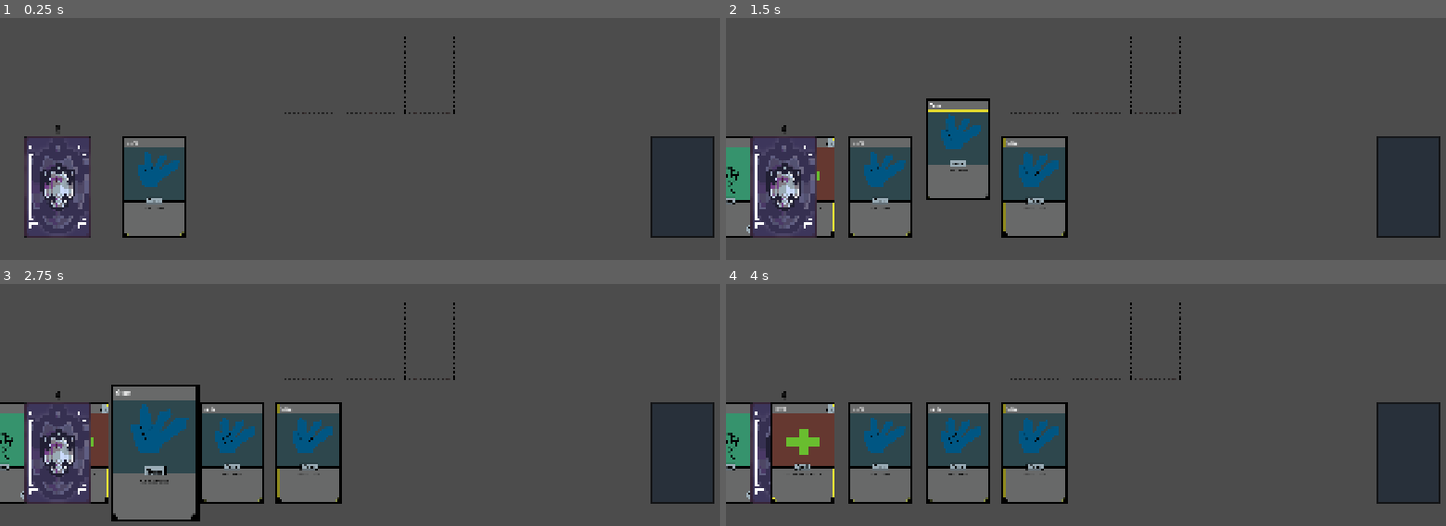
Above: before the commit, frames 1-4 (two rows, left to right).
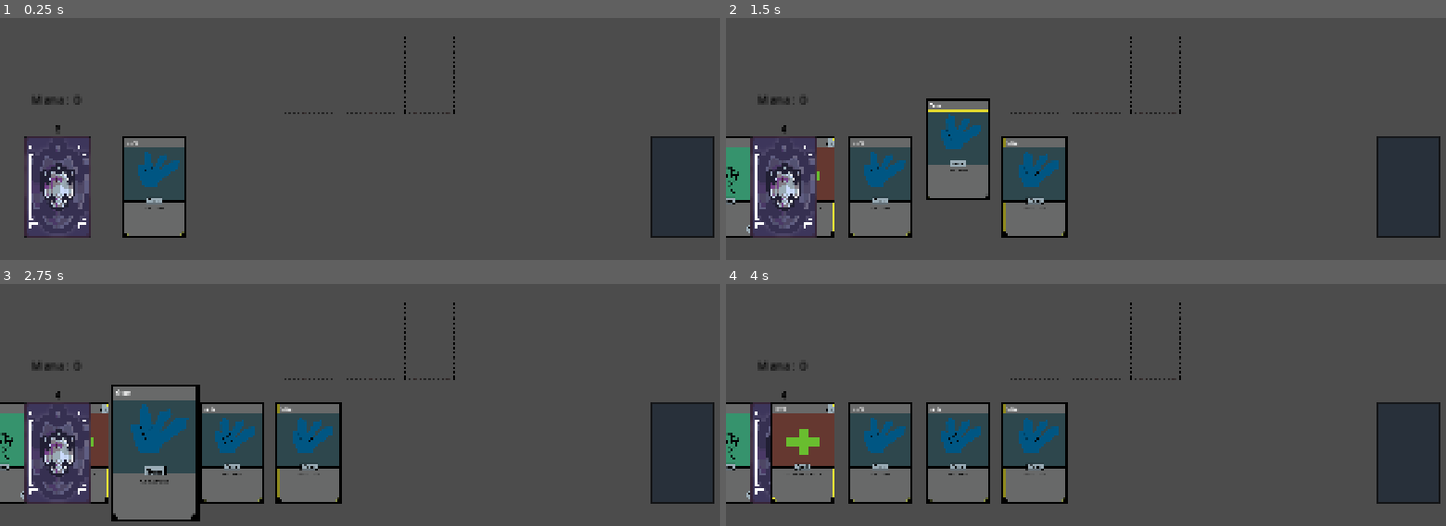
Above: after the commit, the same moments.

Repository: SevvyP/card-game
Game: Godot game, scene res://scenes/main.tscn
Same seed, same stepped clock (60 frames per second), same inputs: the game is played once before the commit and once after it.
Inputs (mouse positions are in pixels of both pictures, inside the frame that each line leads up to):
- Up to frame 1 (0.25 s): no input
- Up to frame 2 (1.5 s): drag from (920, 187) to (1035, 76) at 0.52 s; drag from (920, 187) to (1035, 76) at 1.27 s
- Up to frame 3 (2.75 s): move the mouse to (151, 453) at 2.02 s; click (151, 453) at 2.17 s
- Up to frame 4 (4 s): tap Enter at 2.75 s; drag from (805, 453) to (1035, 342) at 2.77 s; move the mouse to (1316, 380) at 3.52 s; click (1316, 380) at 3.67 s

The runs differ from the first frame. In frame 1, 0.1% of the frame differs, in the area x 4-12%, y 32-36%; in frame 2, 0.1%; in frame 3, 0.1%; in frame 4, 0.1%.

Commit message:
feat: mana

Diff:
--- /dev/null
+++ b/battle_manager.gd
@@ -0,0 +1,21 @@
+extends Node2D
+
+var current_mana : int
+var card_drawn_this_turn : bool
+var mana_label_reference
+
+func _process(_delta: float) -> void:
+	mana_label_reference = $"../mana"
+	mana_label_reference.get_node("mana_count").text = str(current_mana)
+
+func can_play_card(card):
+	if card.get_node("cost").text.to_int() <= current_mana:
+		return true
+	# flash the mana count to make it clear why the card isn't playing
+	mana_label_reference.get_node("flash_animation").play("flash_red")
+	return false
+
+func play_card(card):
+	current_mana -= card.get_node("cost").text.to_int()
+	if card.type == "Gem":
+		current_mana += 2
--- /dev/null
+++ b/prefabs/mana.tscn
@@ -0,0 +1,82 @@
+[gd_scene format=3 uid="uid://cgjes8wibeb2i"]
+
+[sub_resource type="Animation" id="Animation_k5177"]
+length = 0.001
+tracks/0/type = "value"
+tracks/0/imported = false
+tracks/0/enabled = true
+tracks/0/path = NodePath(".:modulate")
+tracks/0/interp = 1
+tracks/0/loop_wrap = true
+tracks/0/keys = {
+"times": PackedFloat32Array(0),
+"transitions": PackedFloat32Array(1),
+"update": 0,
+"values": [Color(0, 0, 0, 1)]
+}
+tracks/1/type = "value"
+tracks/1/imported = false
+tracks/1/enabled = true
+tracks/1/path = NodePath("../mana_count:modulate")
+tracks/1/interp = 1
+tracks/1/loop_wrap = true
+tracks/1/keys = {
+"times": PackedFloat32Array(0),
+"transitions": PackedFloat32Array(1),
+"update": 0,
+"values": [Color(0, 0, 0, 1)]
+}
+
+[sub_resource type="Animation" id="Animation_ey560"]
+resource_name = "flash_red"
+length = 0.23333333
+tracks/0/type = "value"
+tracks/0/imported = false
+tracks/0/enabled = true
+tracks/0/path = NodePath(".:modulate")
+tracks/0/interp = 1
+tracks/0/loop_wrap = true
+tracks/0/keys = {
+"times": PackedFloat32Array(0, 0.1, 0.2),
+"transitions": PackedFloat32Array(1, 1, 1),
+"update": 0,
+"values": [Color(0, 0, 0, 1), Color(1, 0, 0, 1), Color(0, 0, 0, 1)]
+}
+tracks/1/type = "value"
+tracks/1/imported = false
+tracks/1/enabled = true
+tracks/1/path = NodePath("../mana_count:modulate")
+tracks/1/interp = 1
+tracks/1/loop_wrap = true
+tracks/1/keys = {
+"times": PackedFloat32Array(0, 0.1, 0.2),
+"transitions": PackedFloat32Array(1, 1, 1),
+"update": 0,
+"values": [Color(0, 0, 0, 1), Color(1, 0, 0, 1), Color(0, 0, 0, 1)]
+}
+
+[sub_resource type="AnimationLibrary" id="AnimationLibrary_vwkjl"]
+_data = {
+&"RESET": SubResource("Animation_k5177"),
+&"flash_red": SubResource("Animation_ey560")
+}
+
+[node name="mana" type="Node2D" unique_id=674718621]
+metadata/_edit_group_ = true
+
+[node name="RichTextLabel" type="RichTextLabel" parent="." unique_id=1649210628]
+modulate = Color(0, 0, 0, 1)
+offset_right = 144.0
+offset_bottom = 40.0
+text = "Mana:"
+
+[node name="mana_count" type="RichTextLabel" parent="." unique_id=2054599583]
+modulate = Color(0, 0, 0, 1)
+offset_left = 56.0
+offset_right = 96.0
+offset_bottom = 40.0
+text = "0"
+
+[node name="flash_animation" type="AnimationPlayer" parent="." unique_id=463838701]
+root_node = NodePath("../RichTextLabel")
+libraries/ = SubResource("AnimationLibrary_vwkjl")
--- a/scenes/main.tscn
+++ b/scenes/main.tscn
@@ -3,11 +3,13 @@
 [ext_resource type="Script" uid="uid://2ikligx5wwpw" path="res://scripts/card_manager.gd" id="1_0wfyh"]
 [ext_resource type="Script" uid="uid://cxw104mlm1212" path="res://scripts/player_hand.gd" id="2_sugp2"]
 [ext_resource type="PackedScene" uid="uid://vghag4v6slk0" path="res://prefabs/card_slot.tscn" id="3_sugp2"]
+[ext_resource type="Script" uid="uid://d4amjcwplbnvd" path="res://battle_manager.gd" id="4_85g3d"]
 [ext_resource type="PackedScene" uid="uid://d0jvhkthbew38" path="res://prefabs/deck.tscn" id="4_jyhfs"]
 [ext_resource type="Script" uid="uid://dr8jf36ye1e7c" path="res://scripts/deck.gd" id="5_tbgi4"]
 [ext_resource type="Script" uid="uid://cq1u5i80bo8kn" path="res://scripts/input_manager.gd" id="6_tefeu"]
 [ext_resource type="PackedScene" uid="uid://xwlkpw2d2iyh" path="res://prefabs/discard.tscn" id="7_o6xl0"]
 [ext_resource type="Script" uid="uid://ccwqbqorpxeio" path="res://scripts/discard.gd" id="8_tipki"]
+[ext_resource type="PackedScene" uid="uid://cgjes8wibeb2i" path="res://prefabs/mana.tscn" id="10_choun"]
 
 [node name="main" type="Node2D" unique_id=734653755]
 
@@ -19,6 +21,9 @@
 
 [node name="input_manager" type="Node2D" parent="." unique_id=1170872293]
 script = ExtResource("6_tefeu")
+
+[node name="battle_manager" type="Node2D" parent="." unique_id=435858087]
+script = ExtResource("4_85g3d")
 
 [node name="card_slot" parent="." unique_id=937472320 instance=ExtResource("3_sugp2")]
 position = Vector2(800, 600)
@@ -46,3 +51,7 @@
 collision_layer = 8
 collision_mask = 8
 script = ExtResource("8_tipki")
+
+[node name="mana" parent="." unique_id=674718621 instance=ExtResource("10_choun")]
+position = Vector2(80, 640)
+scale = Vector2(2, 2)
--- a/scripts/card_manager.gd
+++ b/scripts/card_manager.gd
@@ -13,12 +13,14 @@
 var is_hovering_on_card : bool
 var player_hand_reference
 var discard_reference
+var battle_manager_reference
 
 # Called when the node enters the scene tree for the first time.
 func _ready() -> void:
 	screen_size = get_viewport_rect().size
 	player_hand_reference = $"../player_hand"
 	discard_reference = $"../discard"
+	battle_manager_reference = $"../battle_manager"
 	$"../input_manager".connect("left_mouse_button_released", on_left_click_released)
 
 # Called every frame. 'delta' is the elapsed time since the previous frame.
@@ -43,21 +45,32 @@
 func finish_drag():
 	card_being_dragged.scale = HOVERED_CARD_SCALE
 	var card_slot_found = raycast_check_for_card_slot()
+
 	if card_slot_found and not card_slot_found.card_in_slot and card_being_dragged.type == "Hero":
-		player_hand_reference.remove_card_from_hand(card_being_dragged)
-		# card dropped in empty slot
-		card_being_dragged.position = card_slot_found.position
-		card_being_dragged.get_node("CollisionShape2D").disabled = true
-		card_slot_found.card_in_slot = true
-		card_being_dragged.scale = SLOTTED_CARD_SCALE
+		if battle_manager_reference.can_play_card(card_being_dragged):
+			battle_manager_reference.play_card(card_being_dragged)
+			player_hand_reference.remove_card_from_hand(card_being_dragged)
+			card_being_dragged.position = card_slot_found.position
+			card_being_dragged.get_node("CollisionShape2D").disabled = true
+			card_slot_found.card_in_slot = true
+			card_being_dragged.scale = SLOTTED_CARD_SCALE
+			card_being_dragged.highlighted = false
+			card_being_dragged.current_card_slot = card_slot_found
+			card_being_dragged.z_index = -1
+			is_hovering_on_card = false
+		else:
+			card_being_dragged.highlighted = false
+			player_hand_reference.add_card_to_hand(card_being_dragged, DEFAULT_CARD_MOVE_SPEED)
+	elif card_being_dragged.position.y < CAST_SPELL_Y_VALUE and not card_being_dragged.type == "Hero":
+		# cast spell only if enough mana (gems don't have a cost and will pass this)
+		if battle_manager_reference.can_play_card(card_being_dragged):
+			battle_manager_reference.play_card(card_being_dragged)
+			discard(card_being_dragged)
+		else:
+			card_being_dragged.highlighted = false
+			player_hand_reference.add_card_to_hand(card_being_dragged, DEFAULT_CARD_MOVE_SPEED)
+	else:
 		card_being_dragged.highlighted = false
-		card_being_dragged.current_card_slot = card_slot_found
-		card_being_dragged.z_index = -1
-		is_hovering_on_card = false
-	elif card_being_dragged.position.y < CAST_SPELL_Y_VALUE and not card_being_dragged.type == "Hero":
-		# cast spell
-		discard(card_being_dragged)
-	else:
 		player_hand_reference.add_card_to_hand(card_being_dragged, DEFAULT_CARD_MOVE_SPEED)
 	card_being_dragged = null
 
@@ -133,9 +146,9 @@
 		return null
 
 func discard(card):
+	card_being_dragged.highlighted = false
 	discard_reference.send_card_to_discard(card, DEFAULT_CARD_MOVE_SPEED)
 	card_being_dragged.get_node("CollisionShape2D").disabled = true
-	card_being_dragged.highlighted = false
 	card_being_dragged.current_card_slot = "discard"
 	card_being_dragged.scale = DEFAULT_CARD_SCALE
 	is_hovering_on_card = false
Not shown, added: battle_manager.gd.uid
